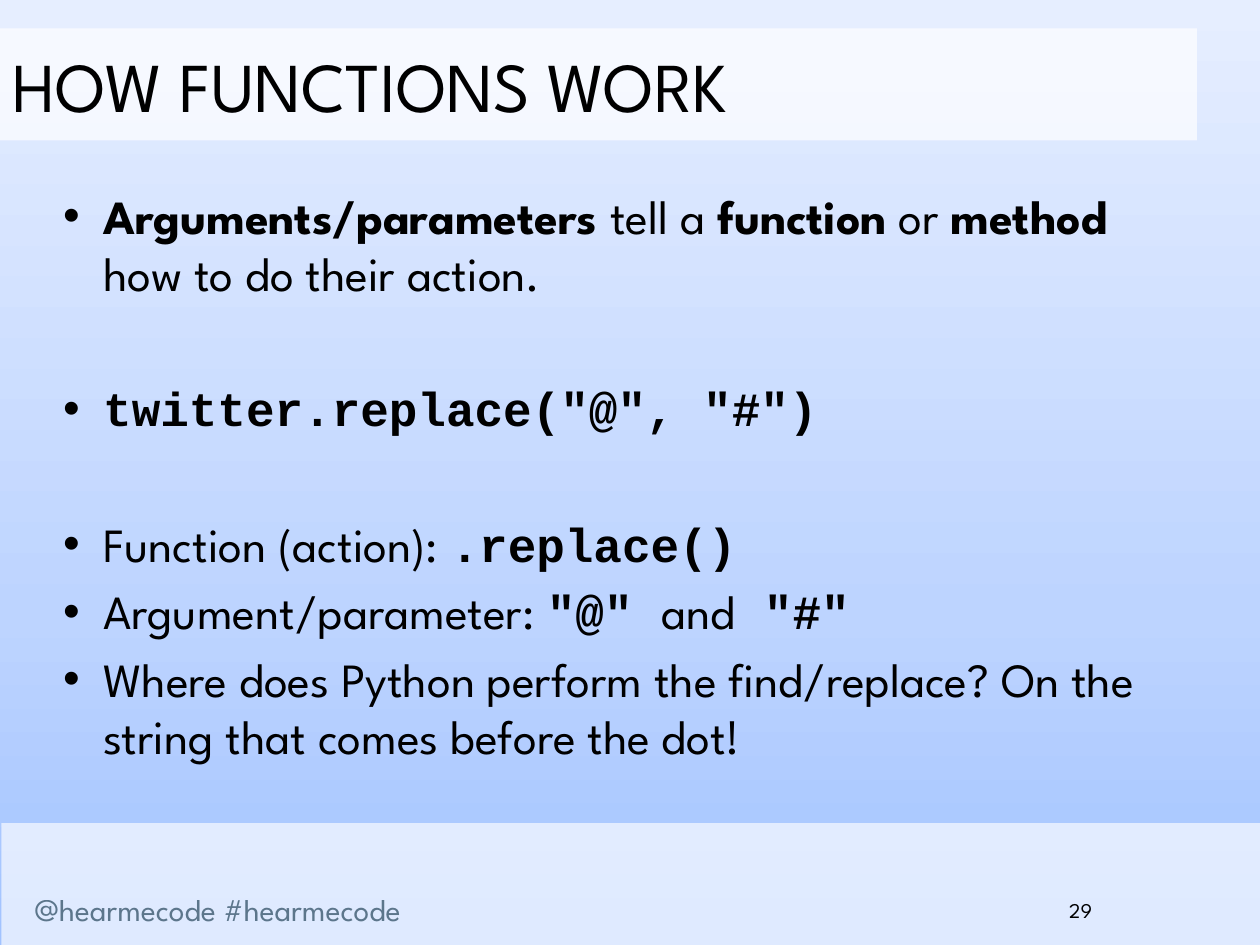
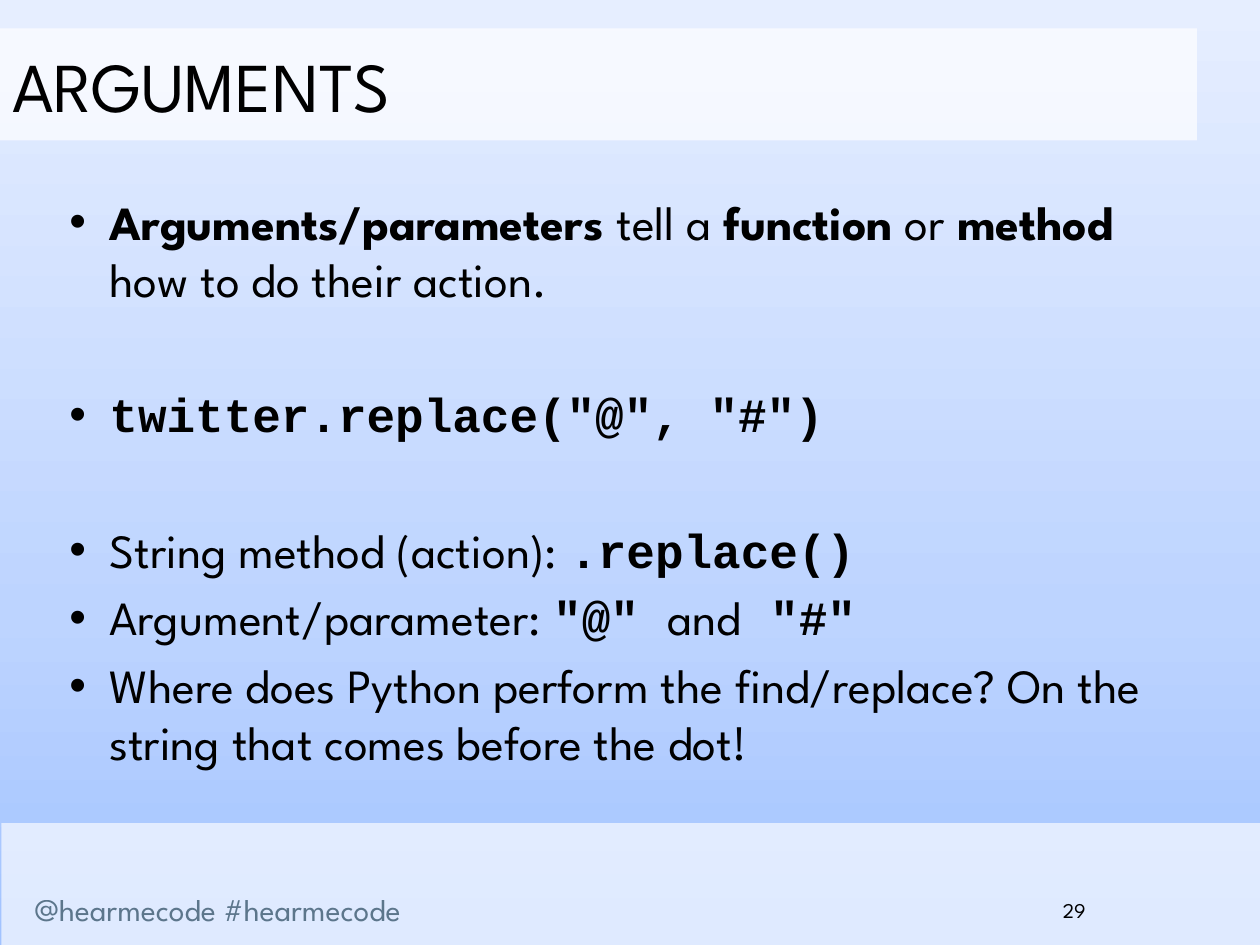
Before and after one commit to hearmecode/slides, a slide deck: slide 29 of Lesson 1/Hear Me Code - Strings and Conditionals.pptx. Drawn at 1260x945 pixels with LibreOffice and Linux fonts; fonts in the diff are those of the drawing; background and template pictures are left out. Boxes give left, top, right and bottom in pixels: in the first picture for what was removed or moved away, otherwise in the second. Text is boxed around its words. In the diff, an @@ line names an element or a change of style, - is before the commit and + after.

```diff
--- a/Lesson 1/Hear Me Code - Strings and Conditionals.pptx
+++ b/Lesson 1/Hear Me Code - Strings and Conditionals.pptx
@@ text in rectangle at (12,65,390,113): text changed @@
-HOW FUNCTIONS WORK
+ARGUMENTS
@@ text at (109,534,855,579): text changed @@
-• Function (action): .replace()
+• String method (action): .replace()
@@ page number: place and size @@
-page number at (1069,904,1092,918)
+page number at (1063,904,1086,918)
```
Also in this commit, not shown: 31 other slides changed, 4 slides added, 1 slide removed, 3 other files.
